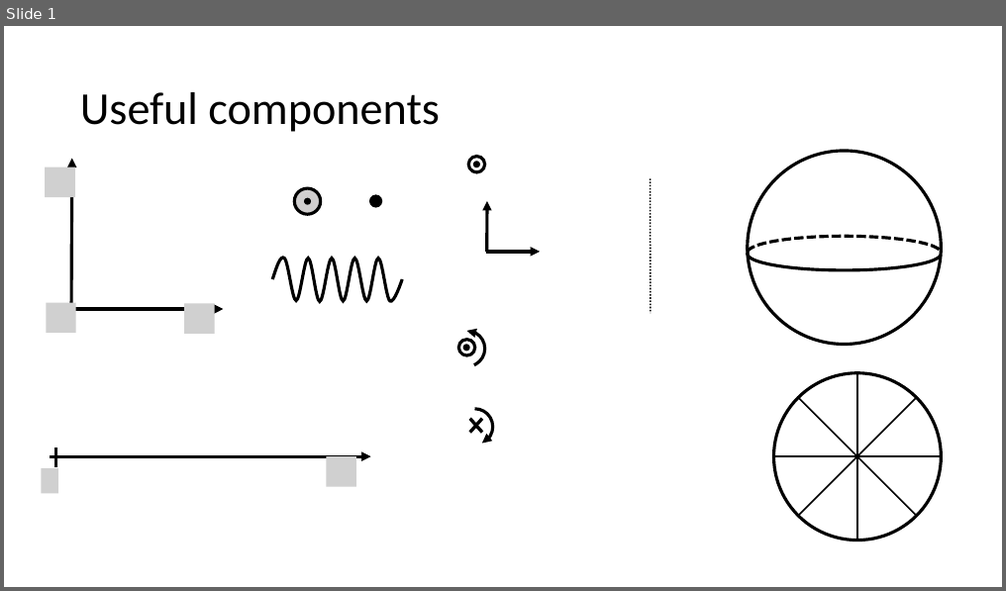
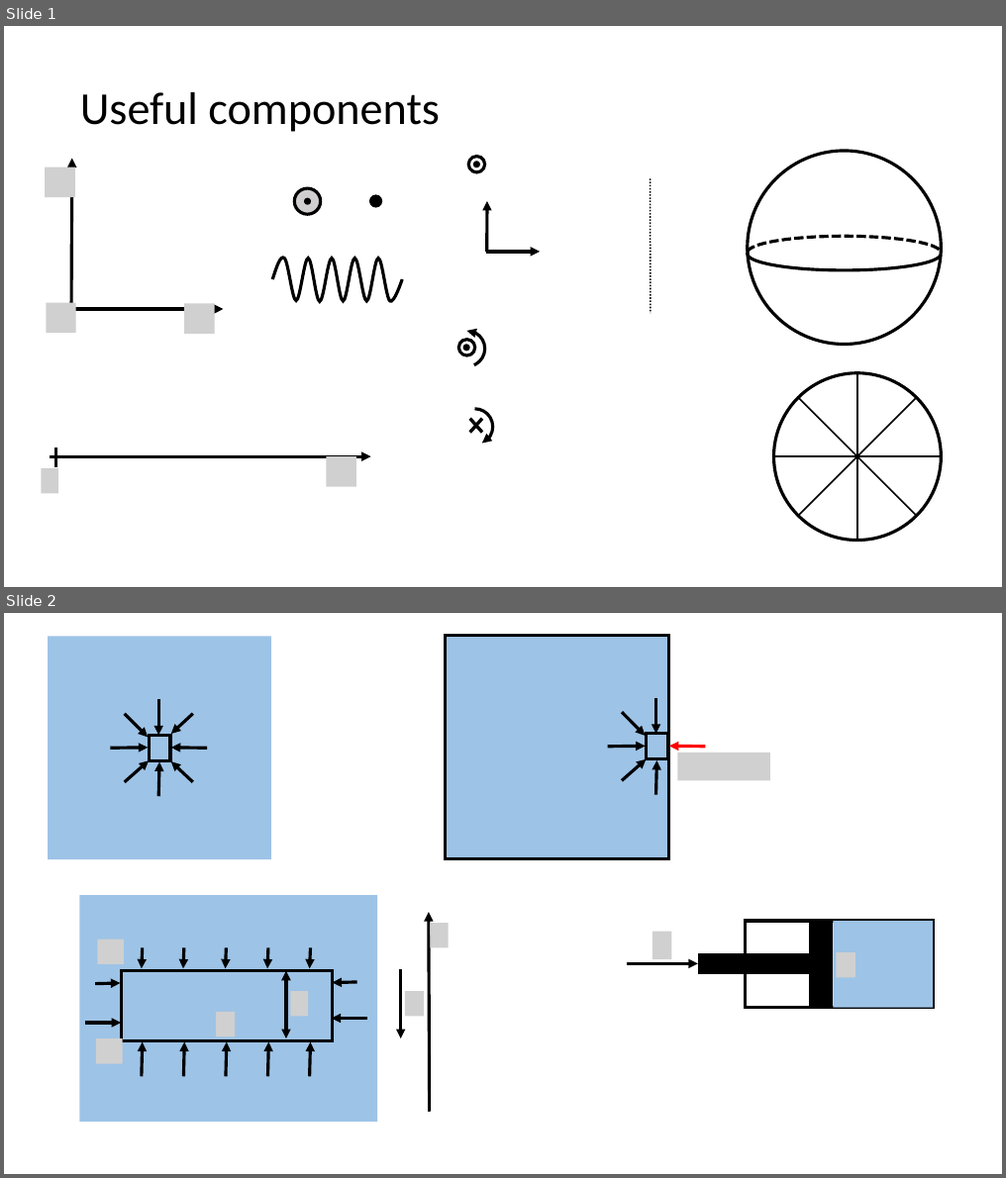
Before and after one commit to OSTP/PhysicsArtofModelling, a slide deck: tex/figures/FluidMechanics/Figures.pptx. Shown one above the other, each under a label of ours: slide 1 before the commit, slides 1 and 2 after it. The pictures are 1006x591 and 1006x1178 pixels, drawn with LibreOffice and Linux fonts; fonts in the diff are those of the drawing; grey boxes stand for pictures; background and template pictures are left out. Boxes give left, top, right and bottom in pixels: in the first picture for what was removed or moved away, otherwise in the second. Text is boxed around its words. In the diff, an @@ line names an element or a change of style, - is before the commit and + after.

```diff
--- a/tex/figures/FluidMechanics/Figures.pptx
+++ b/tex/figures/FluidMechanics/Figures.pptx
@@ slide 2 added at (x1=4, y1=613, x2=1002, y2=1174), background #FFFFFF @@
@@ group added at (x1=48, y1=636, x2=271, y2=861): 8 arrows, 2 rectangles @@
@@ group added at (x1=445, y1=636, x2=770, y2=860): 6 arrows, 2 rectangles, 1 picture @@
@@ group added at (x1=79, y1=895, x2=448, y2=1122): 16 arrows, 6 pictures, 2 rectangles, 1 double arrow @@
@@ group added at (x1=627, y1=921, x2=934, y2=1008): 4 rectangles, 2 pictures, 1 arrow @@
```
Also in this commit, not shown: 1 other slide added, 6 other files.
